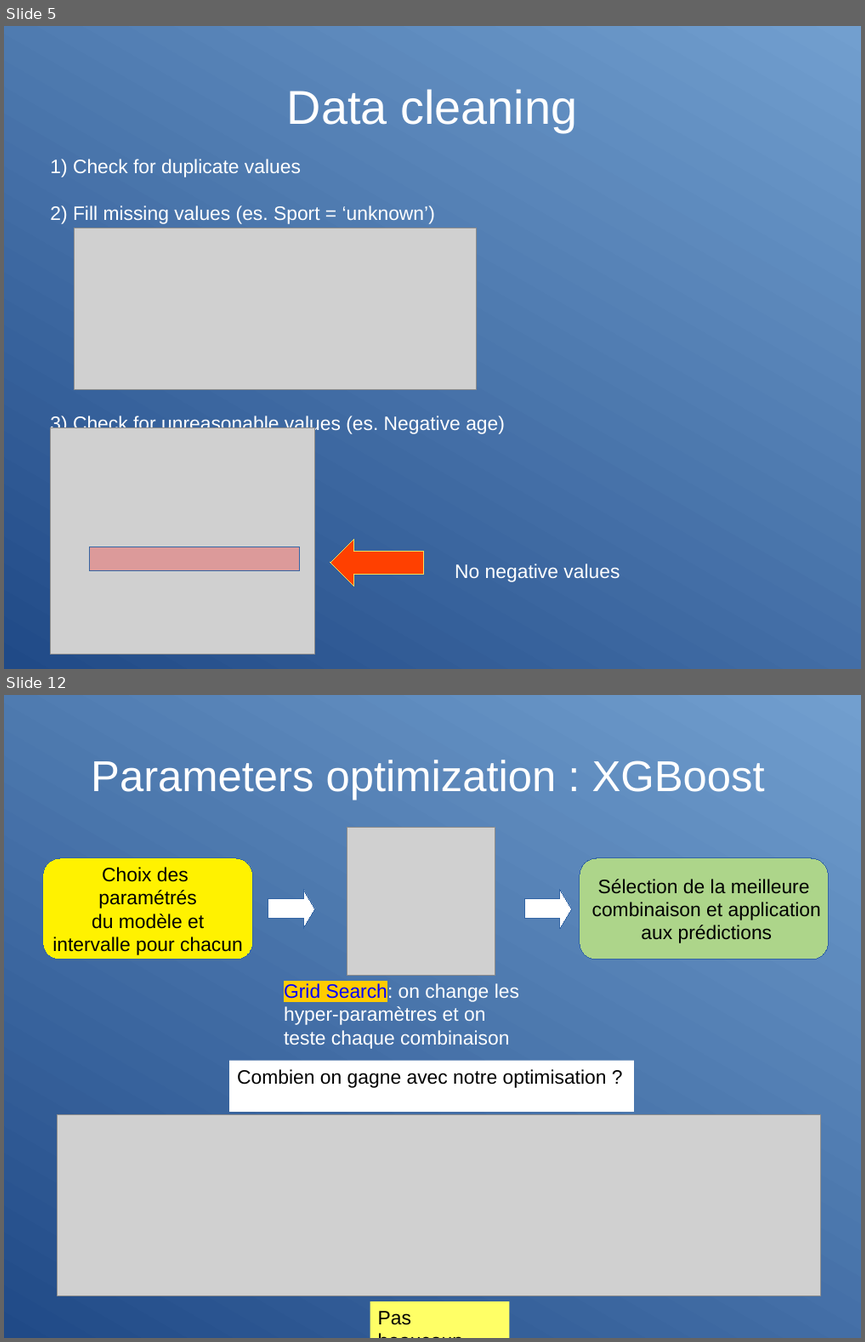
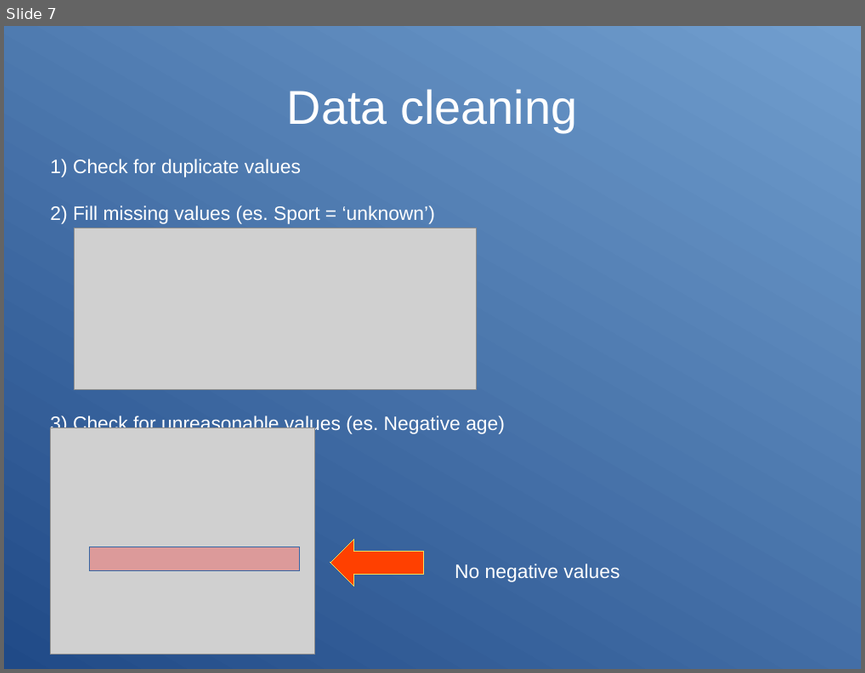
Before and after one commit to opsabarsec/mailings_response_prediction, a slide deck: documents/presentation.odp. Shown one above the other, each under a label of ours: slides 5 and 12 before the commit, slide 7 after it; the slides between them are not shown. The pictures are 865x1342 and 865x673 pixels, drawn with LibreOffice and Linux fonts; fonts in the diff are those of the drawing; grey boxes stand for pictures. Boxes give left, top, right and bottom in pixels: in the first picture for what was removed or moved away, otherwise in the second. Text is boxed around its words. In the diff, an @@ line names an element or a change of style, - is before the commit and + after.

```diff
--- a/documents/presentation.odp
+++ b/documents/presentation.odp
@@ slide 12 removed at (4, 695, 861, 1338), background gradient #204A87 to #729FCF @@
@@ title removed at (91, 760, 765, 800) @@
-Parameters optimization : XGBoost
@@ picture removed at (347, 827, 495, 975) @@
@@ rounded rectangle removed at (43, 858, 253, 959) @@
-Choix des
-paramétrés
-du modèle et
-intervalle pour chacun
@@ rounded rectangle removed at (579, 858, 828, 959) @@
-Sélection de la meilleure
-combinaison et application
-aux prédictions
@@ right arrow removed at (268, 890, 315, 928) @@
@@ right arrow removed at (525, 890, 572, 928) @@
@@ text removed at (284, 982, 519, 1049) @@
-Grid Search: on change les hyper-paramètres et on teste chaque combinaison
@@ rectangle removed at (229, 1061, 634, 1111) @@
-Combien on gagne avec notre optimisation ?
@@ picture removed at (58, 1115, 821, 1296) @@
@@ rectangle removed at (370, 1301, 510, 1338) @@
-Pas beaucoup
@@ what was slide 5 is now slide 7 @@
```
Also in this commit, not shown: 5 slides changed, 16 slides added, 11 other slides removed, 9 other files.
